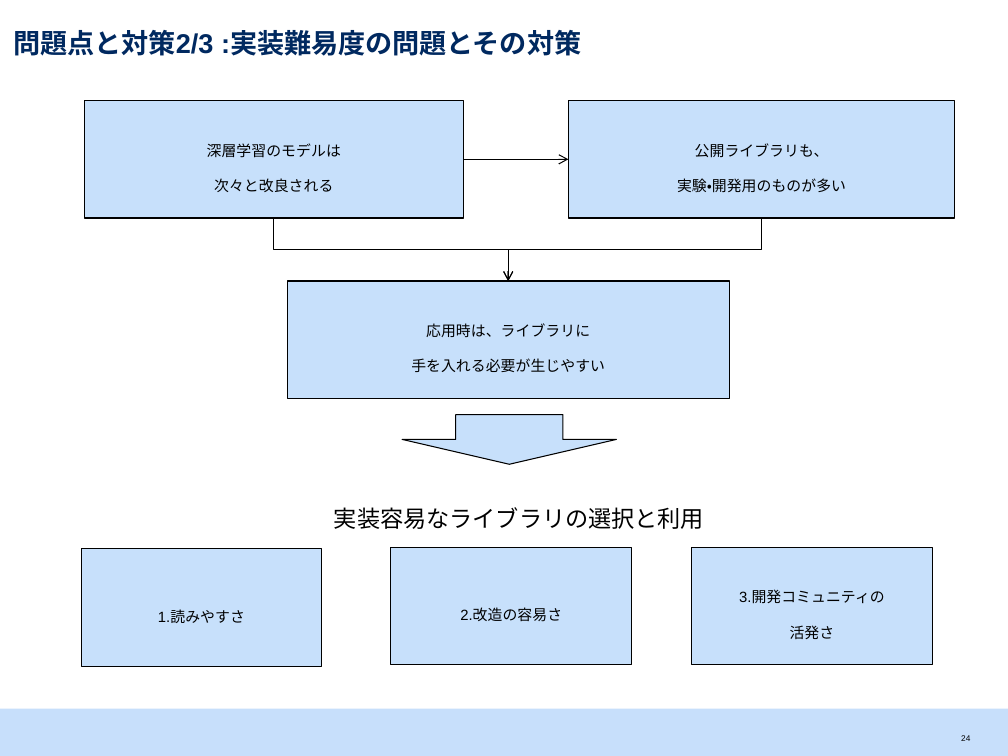
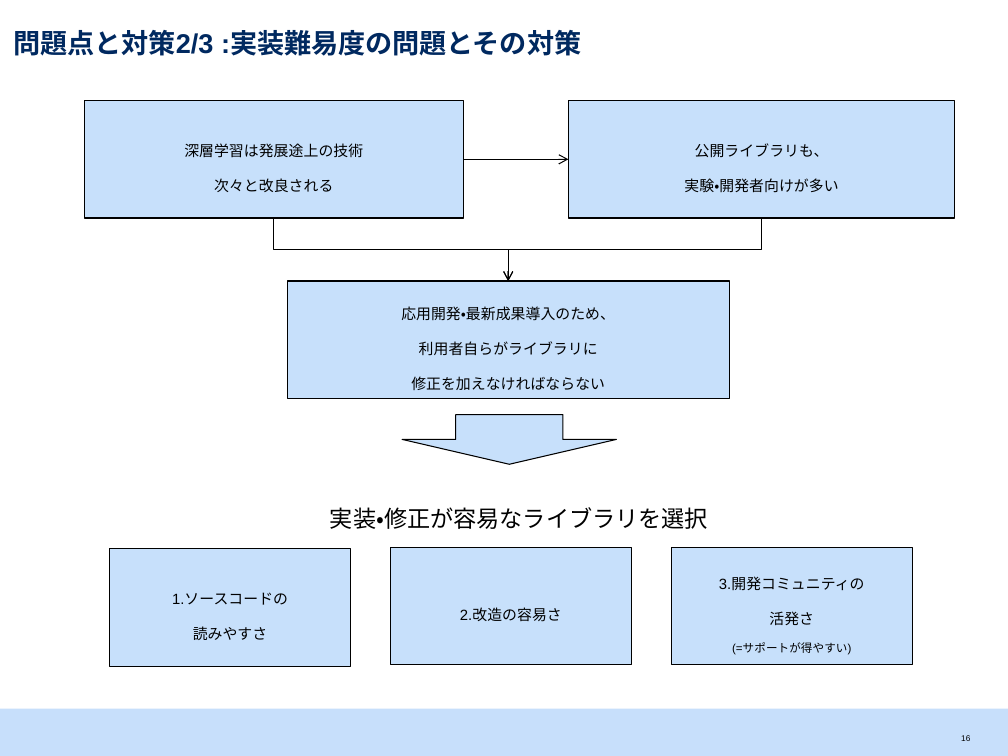
Before and after one commit to srtk/sotsuron, a slide deck: slide 17 of doc/sotsuron_defense/bd.pptx (slide 25 before the commit). Drawn at 1008x756 pixels with LibreOffice and Linux fonts; fonts in the diff are those of the drawing. Boxes give left, top, right and bottom in pixels: in the first picture for what was removed or moved away, otherwise in the second. Text is boxed around its words. In the diff, an @@ line names an element or a change of style, - is before the commit and + after.

```diff
--- a/doc/sotsuron_defense/bd.pptx
+++ b/doc/sotsuron_defense/bd.pptx
@@ text in rectangle at box(184, 143, 363, 158): text changed @@
-深層学習のモデルは
+深層学習は発展途上の技術
@@ text in rectangle at box(684, 178, 838, 193): text changed @@
-実験・開発用のものが多い
+実験・開発者向けが多い
@@ text in rectangle at box(401, 306, 615, 390): text changed @@
-応用時は、ライブラリに
-手を入れる必要が生じやすい
+応用開発・最新成果導入のため、
+利用者自らがライブラリに
+修正を加えなければならない
@@ text at box(330, 507, 708, 529): text changed @@
-実装容易なライブラリの選択と利用
+実装・修正が容易なライブラリを選択
@@ rectangle "1.ソースコードの": place and size @@
-rectangle "1.ソースコードの" at box(81, 548, 322, 665)
+rectangle "1.ソースコードの" at box(110, 548, 351, 665)
@@ rectangle "3.開発コミュニティの": place and size @@
-rectangle "3.開発コミュニティの" at box(691, 547, 932, 664)
+rectangle "3.開発コミュニティの" at box(672, 547, 912, 664)
@@ text in rectangle at box(172, 592, 288, 640): text changed @@
-1.読みやすさ
+1.ソースコードの
+読みやすさ
@@ text in rectangle at box(732, 643, 851, 655): paragraph added @@
+(=サポートが得やすい)
@@ page number at box(961, 735, 970, 741): text changed @@
-24
+16
```
Also in this commit, not shown: 15 other slides changed, 3 slides added, 6 slides removed, 3 other files.
